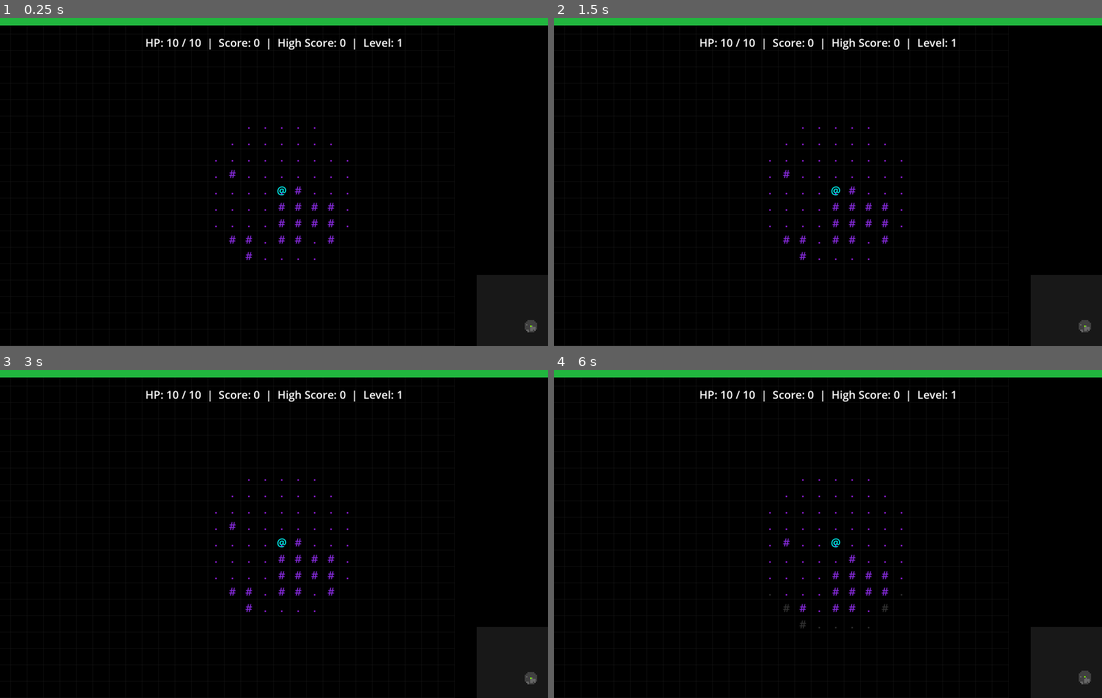
Above: before the commit, frames 1-4 (two rows, left to right).
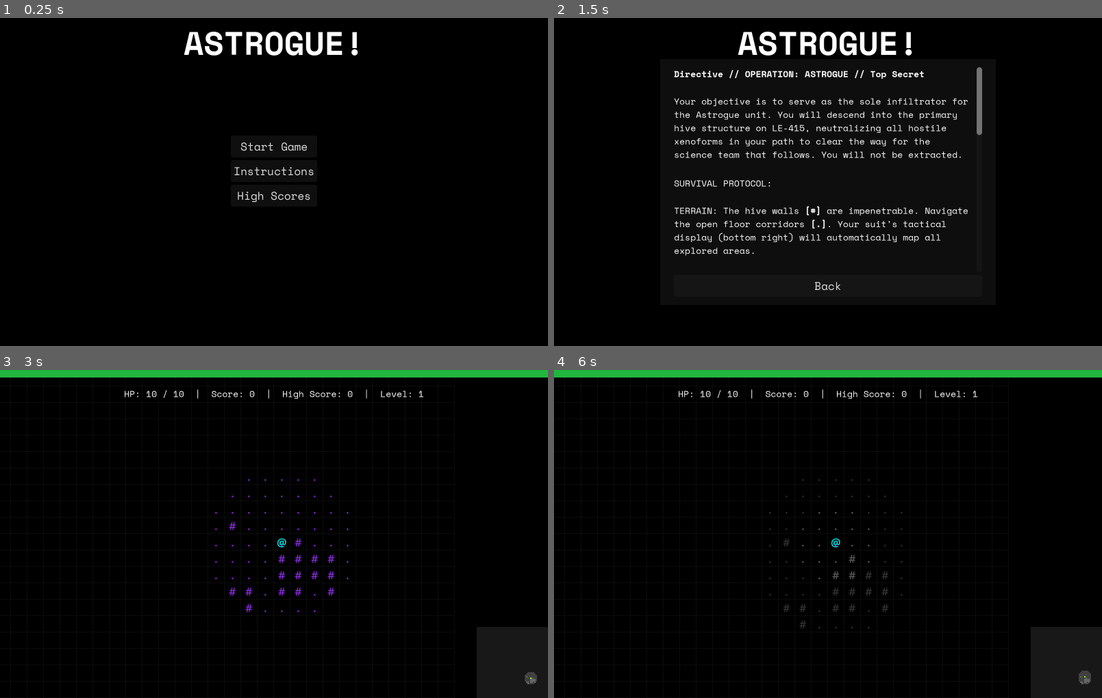
Above: after the commit, the same moments.

Repository: logoandrew/Astrogue
Game: Godot game, scene res://TitleScreen.tscn
Same seed, same stepped clock (60 frames per second), same inputs: the game is played once before the commit and once after it. Before the commit the project starts from res://Main.tscn.
Inputs (mouse positions are in pixels of both pictures, inside the frame that each line leads up to):
- Up to frame 1 (0.25 s): no input
- Up to frame 2 (1.5 s): click (828, 172) at 0.5 s, where only the run after the commit has a clickable "Instructions"; click (828, 195) at 1.25 s, where only the run after the commit has a clickable "High Scores"
- Up to frame 3 (3 s): click (274, 638) at 2 s, where only the run after the commit has a clickable "Back"; click (274, 497) at 2.75 s, where only the run after the commit has a clickable "Start Game"
- Up to frame 4 (6 s): hold Right (ui_right) 3.53-4.28 s; tap Enter at 4.25 s; hold Down (ui_down) 4.28-5.03 s; tap R (restart) at 5, 5.75 s; hold Right (ui_right) 5.03-5.78 s; hold Up (ui_up) from 5.78 s (still down)

The runs differ from the first frame. In frame 1, 4.7% of the frame differs, in the area x 0-100%, y 0-96%; in frame 2, 8.5%; in frame 3, 0.7%; in frame 4, 1.0%.

Commit message:
Added basic title screen with instructions and high-score list

Diff:
--- a/GameState.gd
+++ b/GameState.gd
@@ -4,22 +4,22 @@
 var max_player_hp = 10
 var score = 0
 var level = 1
-var high_score = 0
+var high_scores = []
 var has_light_source = true
 var light_durability = 100
 var max_light_durability = 210
 
 func _ready():
-	load_high_score()
+	load_high_scores()
 
-func load_high_score():
-	var file = FileAccess.open("user://highscore.dat", FileAccess.READ)
+func load_high_scores():
+	var file = FileAccess.open("user://highscores.dat", FileAccess.READ)
 	if file:
-		high_score = file.get_var()
+		high_scores = file.get_var()
 		file.close()
 
-func save_high_score():
-	var file = FileAccess.open("user://highscore.dat", FileAccess.WRITE)
+func save_high_scores():
+	var file = FileAccess.open("user://highscores.dat", FileAccess.WRITE)
 	if file:
-		file.store_var(high_score)
+		file.store_var(high_scores)
 		file.close()
--- /dev/null
+++ b/GlobalEnums.gd
@@ -0,0 +1,7 @@
+# GlobalEnums.gd
+extends Node
+
+# This script holds enums that need to be accessed globally.
+# Because it's an Autoload, any other script can access its contents
+# using the name defined in the Project Settings (e.g., GlobalEnums.TileType).
+enum TileType { FLOOR, WALL, STAIRS, POTION, HP_UP, FLASHLIGHT }
--- a/Main.tscn
+++ b/Main.tscn
@@ -1,10 +1,20 @@
-[gd_scene load_steps=4 format=3 uid="uid://japyvpunvb26"]
+[gd_scene load_steps=10 format=3 uid="uid://japyvpunvb26"]
 
 [ext_resource type="Script" uid="uid://fugettr3tcxt" path="res://main.gd" id="1_glv2v"]
+[ext_resource type="FontFile" uid="uid://cehrteq34p0vs" path="res://fonts/SpaceMono-Regular.ttf" id="2_r0du0"]
 [ext_resource type="Script" uid="uid://momyt4c4d30h" path="res://MiniMapDisplay.gd" id="2_uu6xs"]
+[ext_resource type="FontFile" uid="uid://bice5em53eool" path="res://fonts/SpaceMono-Italic.ttf" id="3_3dxm6"]
+[ext_resource type="FontFile" uid="uid://c3yofokgft3jw" path="res://fonts/SpaceMono-BoldItalic.ttf" id="4_lgr22"]
+[ext_resource type="FontFile" uid="uid://dr45t2n75w68l" path="res://fonts/SpaceMono-Bold.ttf" id="5_trn2v"]
 
 [sub_resource type="StyleBoxFlat" id="StyleBoxFlat_glv2v"]
 bg_color = Color(0.129412, 0.713726, 0.243137, 1)
+
+[sub_resource type="StyleBoxFlat" id="StyleBoxFlat_uu6xs"]
+bg_color = Color(0.0605303, 0.0605303, 0.0605303, 1)
+
+[sub_resource type="StyleBoxFlat" id="StyleBoxFlat_r0du0"]
+bg_color = Color(0.0497766, 0.0497767, 0.0497766, 1)
 
 [node name="Main" type="Node2D"]
 process_mode = 3
@@ -21,6 +31,8 @@
 offset_right = 0.5
 offset_bottom = 48.0
 grow_horizontal = 2
+theme_override_fonts/font = ExtResource("2_r0du0")
+theme_override_font_sizes/font_size = 13
 horizontal_alignment = 1
 
 [node name="MessageLog" type="RichTextLabel" parent="CanvasLayer"]
@@ -31,6 +43,16 @@
 anchor_bottom = 1.0
 grow_horizontal = 2
 grow_vertical = 0
+theme_override_fonts/normal_font = ExtResource("2_r0du0")
+theme_override_fonts/mono_font = ExtResource("2_r0du0")
+theme_override_fonts/italics_font = ExtResource("3_3dxm6")
+theme_override_fonts/bold_italics_font = ExtResource("4_lgr22")
+theme_override_fonts/bold_font = ExtResource("5_trn2v")
+theme_override_font_sizes/bold_italics_font_size = 14
+theme_override_font_sizes/italics_font_size = 14
+theme_override_font_sizes/mono_font_size = 14
+theme_override_font_sizes/normal_font_size = 14
+theme_override_font_sizes/bold_font_size = 14
 bbcode_enabled = true
 scroll_following = true
 
@@ -60,8 +82,105 @@
 [node name="MiniMapDisplay" type="Node2D" parent="CanvasLayer/MiniMapBG"]
 script = ExtResource("2_uu6xs")
 
+[node name="EnterHighScorePanel" type="Panel" parent="CanvasLayer"]
+visible = false
+custom_minimum_size = Vector2(300, 200)
+anchors_preset = 8
+anchor_left = 0.5
+anchor_top = 0.5
+anchor_right = 0.5
+anchor_bottom = 0.5
+offset_left = -20.0
+offset_top = -20.0
+offset_right = 20.0
+offset_bottom = 20.0
+grow_horizontal = 2
+grow_vertical = 2
+theme_override_styles/panel = SubResource("StyleBoxFlat_uu6xs")
+
+[node name="VBoxContainer" type="VBoxContainer" parent="CanvasLayer/EnterHighScorePanel"]
+layout_mode = 1
+anchors_preset = 8
+anchor_left = 0.5
+anchor_top = 0.5
+anchor_right = 0.5
+anchor_bottom = 0.5
+offset_left = -63.0
+offset_top = -46.5
+offset_right = 63.0
+offset_bottom = 46.5
+grow_horizontal = 2
+grow_vertical = 2
+
+[node name="Label" type="Label" parent="CanvasLayer/EnterHighScorePanel/VBoxContainer"]
+layout_mode = 2
+theme_override_fonts/font = ExtResource("5_trn2v")
+text = "New High Score!"
+horizontal_alignment = 1
+
+[node name="LineEdit" type="LineEdit" parent="CanvasLayer/EnterHighScorePanel/VBoxContainer"]
+layout_mode = 2
+theme_override_fonts/font = ExtResource("2_r0du0")
+placeholder_text = "Enter your initials..."
+alignment = 1
+max_length = 3
+caret_blink = true
+
+[node name="SubmitButton" type="Button" parent="CanvasLayer/EnterHighScorePanel/VBoxContainer"]
+layout_mode = 2
+theme_override_fonts/font = ExtResource("2_r0du0")
+text = "Submit"
+
+[node name="QuitDialogue" type="Panel" parent="CanvasLayer"]
+visible = false
+custom_minimum_size = Vector2(300, 100)
+anchors_preset = 8
+anchor_left = 0.5
+anchor_top = 0.5
+anchor_right = 0.5
+anchor_bottom = 0.5
+offset_left = -20.0
+offset_top = -20.0
+offset_right = 20.0
+offset_bottom = 20.0
+grow_horizontal = 2
+grow_vertical = 2
+theme_override_styles/panel = SubResource("StyleBoxFlat_r0du0")
+
+[node name="VBoxContainer" type="VBoxContainer" parent="CanvasLayer/QuitDialogue"]
+layout_mode = 1
+anchors_preset = 15
+anchor_right = 1.0
+anchor_bottom = 1.0
+grow_horizontal = 2
+grow_vertical = 2
+alignment = 1
+
+[node name="Label" type="Label" parent="CanvasLayer/QuitDialogue/VBoxContainer"]
+layout_mode = 2
+theme_override_fonts/font = ExtResource("5_trn2v")
+text = "Quit to main menu?"
+horizontal_alignment = 1
+
+[node name="HBoxContainer" type="HBoxContainer" parent="CanvasLayer/QuitDialogue/VBoxContainer"]
+layout_mode = 2
+alignment = 1
+
+[node name="YesBtn" type="Button" parent="CanvasLayer/QuitDialogue/VBoxContainer/HBoxContainer"]
+layout_mode = 2
+theme_override_fonts/font = ExtResource("2_r0du0")
+text = "Yes"
+
+[node name="NoBtn" type="Button" parent="CanvasLayer/QuitDialogue/VBoxContainer/HBoxContainer"]
+layout_mode = 2
+theme_override_fonts/font = ExtResource("2_r0du0")
+text = "No"
+
 [node name="Timer" type="Timer" parent="."]
 wait_time = 3.0
 autostart = true
 
+[connection signal="pressed" from="CanvasLayer/EnterHighScorePanel/VBoxContainer/SubmitButton" to="." method="_on_submit_hs_pressed"]
+[connection signal="pressed" from="CanvasLayer/QuitDialogue/VBoxContainer/HBoxContainer/YesBtn" to="." method="_on_yes_quit_pressed"]
+[connection signal="pressed" from="CanvasLayer/QuitDialogue/VBoxContainer/HBoxContainer/NoBtn" to="." method="_on_no_quit_pressed"]
 [connection signal="timeout" from="Timer" to="." method="_on_timer_timeout"]
--- /dev/null
+++ b/TitleScreen.gd
@@ -0,0 +1,31 @@
+extends Control
+
+
+func _on_start_game_pressed() -> void:
+	get_tree().change_scene_to_file("res://Main.tscn")
+
+
+func _on_instructions_pressed() -> void:
+	$InstructionsPanel.show()
+
+
+func _on_back_pressed() -> void:
+	$InstructionsPanel.hide()
+	$HighScoresPanel.hide()
+
+
+func _on_high_score_list_pressed() -> void:
+	var score_list_label = $HighScoresPanel/VBoxContainer/ScoreListLabel
+	score_list_label.text = ""
+
+	if GameState.high_scores.is_empty():
+		score_list_label.text = "No scores yet!"
+	else:
+		for i in range(GameState.high_scores.size()):
+			var entry = GameState.high_scores[i]
+			var rank = i + 1
+			var tag = entry["tag"]
+			var score = entry["score"]
+			score_list_label.text += str(rank) + ". " + str(tag) + " - " + str(score) + "\n"
+
+	$HighScoresPanel.show()
--- /dev/null
+++ b/TitleScreen.tscn
@@ -0,0 +1,184 @@
+[gd_scene load_steps=7 format=3 uid="uid://l067fnf35t7p"]
+
+[ext_resource type="Script" uid="uid://6r6ywfsid7cp" path="res://TitleScreen.gd" id="1_fnlyl"]
+[ext_resource type="FontFile" uid="uid://dr45t2n75w68l" path="res://fonts/SpaceMono-Bold.ttf" id="2_2k3je"]
+[ext_resource type="FontFile" uid="uid://cehrteq34p0vs" path="res://fonts/SpaceMono-Regular.ttf" id="3_skwql"]
+[ext_resource type="FontFile" uid="uid://bice5em53eool" path="res://fonts/SpaceMono-Italic.ttf" id="4_6iguo"]
+[ext_resource type="FontFile" uid="uid://c3yofokgft3jw" path="res://fonts/SpaceMono-BoldItalic.ttf" id="5_g3l3g"]
+
+[sub_resource type="StyleBoxFlat" id="StyleBoxFlat_fnlyl"]
+bg_color = Color(0.0562916, 0.0562916, 0.0562916, 1)
+expand_margin_left = 20.0
+expand_margin_top = 20.0
+expand_margin_right = 20.0
+expand_margin_bottom = 20.0
+
+[node name="Control" type="Control"]
+layout_mode = 3
+anchors_preset = 15
+anchor_right = 1.0
+anchor_bottom = 1.0
+grow_horizontal = 2
+grow_vertical = 2
+script = ExtResource("1_fnlyl")
+
+[node name="Label" type="Label" parent="."]
+layout_mode = 1
+anchors_preset = 5
+anchor_left = 0.5
+anchor_right = 0.5
+offset_left = -44.5
+offset_right = 44.5
+offset_bottom = 23.0
+grow_horizontal = 2
+theme_override_fonts/font = ExtResource("2_2k3je")
+theme_override_font_sizes/font_size = 48
+text = "ASTROGUE!"
+horizontal_alignment = 1
+vertical_alignment = 1
+
+[node name="VBoxContainer" type="VBoxContainer" parent="."]
+layout_mode = 1
+anchors_preset = 8
+anchor_left = 0.5
+anchor_top = 0.5
+anchor_right = 0.5
+anchor_bottom = 0.5
+offset_left = -55.0
+offset_top = -68.0
+offset_right = 55.0
+offset_bottom = 68.0
+grow_horizontal = 2
+grow_vertical = 2
+
+[node name="StartGame" type="Button" parent="VBoxContainer"]
+layout_mode = 2
+theme_override_fonts/font = ExtResource("3_skwql")
+text = "Start Game"
+
+[node name="Instructions" type="Button" parent="VBoxContainer"]
+layout_mode = 2
+theme_override_fonts/font = ExtResource("3_skwql")
+text = "Instructions"
+
+[node name="HighScoreList" type="Button" parent="VBoxContainer"]
+layout_mode = 2
+theme_override_fonts/font = ExtResource("3_skwql")
+text = "High Scores"
+
+[node name="InstructionsPanel" type="Panel" parent="."]
+visible = false
+custom_minimum_size = Vector2(450, 320)
+layout_mode = 1
+anchors_preset = 8
+anchor_left = 0.5
+anchor_top = 0.5
+anchor_right = 0.5
+anchor_bottom = 0.5
+offset_left = -20.0
+offset_top = -20.0
+offset_right = 20.0
+offset_bottom = 20.0
+grow_horizontal = 2
+grow_vertical = 2
+theme_override_styles/panel = SubResource("StyleBoxFlat_fnlyl")
+
+[node name="VBoxContainer" type="VBoxContainer" parent="InstructionsPanel"]
+layout_mode = 1
+anchors_preset = 15
+anchor_right = 1.0
+anchor_bottom = 1.0
+grow_horizontal = 2
+grow_vertical = 2
+
+[node name="RichTextLabel" type="RichTextLabel" parent="InstructionsPanel/VBoxContainer"]
+custom_minimum_size = Vector2(0, 300)
+layout_mode = 2
+theme_override_fonts/normal_font = ExtResource("3_skwql")
+theme_override_fonts/mono_font = ExtResource("3_skwql")
+theme_override_fonts/italics_font = ExtResource("4_6iguo")
+theme_override_fonts/bold_italics_font = ExtResource("5_g3l3g")
+theme_override_fonts/bold_font = ExtResource("2_2k3je")
+theme_override_font_sizes/bold_italics_font_size = 13
+theme_override_font_sizes/italics_font_size = 13
+theme_override_font_sizes/mono_font_size = 13
+theme_override_font_sizes/normal_font_size = 13
+theme_override_font_sizes/bold_font_size = 13
+bbcode_enabled = true
+text = "[b]Directive // OPERATION: ASTROGUE // Top Secret[/b]
+
+Your objective is to serve as the sole infiltrator for the Astrogue unit. You will descend into the primary hive structure on LE-415, neutralizing all hostile xenoforms in your path to clear the way for the science team that follows. You will not be extracted.
+
+SURVIVAL PROTOCOL:
+
+TERRAIN: The hive walls [b][#][/b] are impenetrable. Navigate the open floor corridors [b][.][/b]. Your suit's tactical display (bottom right) will automatically map all explored areas.
+
+MOVEMENT [b][UP, DOWN, LEFT, RIGHT][/b]: Standard suit locomotion. Proceed with extreme caution. Every step in the dark could be your last.
+
+HOSTILES [b][A][/b]: Your goal is extermination. Your suit is not rated for sustained combat; expect missed attacks. To engage, attempt to move into an occupied tile.
+
+ARMOR SCRAPS [b][&][/b]: The previous expeditionary team was a total loss. Scavenge reinforced plating from their remains to permanently increase your suit's resilience.
+
+SYNTH-BANDAGES [b][+][/b]: Makeshift medical supplies. Use them to patch suit breaches and restore system integrity.
+
+ILLUMINATION:
+
+Your suit is equipped with a Limited Illumination Transducer (LIT) unit. This device utilizes scavenged and unstable crystal fragments [b][*][/b] to emit light.
+
+Be warned: The crystals degrade with use. The LIT unit will flicker and fail as the crystal drains. Find new crystals to replenish your light.
+
+THE HIVE:
+
+Its depths are unknown. Each level you descend [b][>][/b] will be more dangerous. There is no hope here, only the mission.
+
+Make your sacrifice count. Die well."
+
+[node name="Back" type="Button" parent="InstructionsPanel/VBoxContainer"]
+layout_mode = 2
+theme_override_fonts/font = ExtResource("3_skwql")
+text = "Back"
+
+[node name="HighScoresPanel" type="Panel" parent="."]
+visible = false
+custom_minimum_size = Vector2(300, 300)
+layout_mode = 1
+anchors_preset = 8
+anchor_left = 0.5
+anchor_top = 0.5
+anchor_right = 0.5
+anchor_bottom = 0.5
+offset_left = -20.0
+offset_top = -20.0
+offset_right = 20.0
+offset_bottom = 20.0
+grow_horizontal = 2
+grow_vertical = 2
+theme_override_styles/panel = SubResource("StyleBoxFlat_fnlyl")
+
+[node name="VBoxContainer" type="VBoxContainer" parent="HighScoresPanel"]
+layout_mode = 1
+anchors_preset = 15
+anchor_right = 1.0
+anchor_bottom = 1.0
+grow_horizontal = 2
+grow_vertical = 2
+
+[node name="Label" type="Label" parent="HighScoresPanel/VBoxContainer"]
+layout_mode = 2
+theme_override_fonts/font = ExtResource("2_2k3je")
+text = "High Scores:"
+
+[node name="ScoreListLabel" type="Label" parent="HighScoresPanel/VBoxContainer"]
+layout_mode = 2
+theme_override_fonts/font = ExtResource("3_skwql")
+
+[node name="Back" type="Button" parent="HighScoresPanel/VBoxContainer"]
+layout_mode = 2
+theme_override_fonts/font = ExtResource("3_skwql")
+text = "Back"
+
+[connection signal="pressed" from="VBoxContainer/StartGame" to="." method="_on_start_game_pressed"]
+[connection signal="pressed" from="VBoxContainer/Instructions" to="." method="_on_instructions_pressed"]
+[connection signal="pressed" from="VBoxContainer/HighScoreList" to="." method="_on_high_score_list_pressed"]
+[connection signal="pressed" from="InstructionsPanel/VBoxContainer/Back" to="." method="_on_back_pressed"]
+[connection signal="pressed" from="HighScoresPanel/VBoxContainer/Back" to="." method="_on_back_pressed"]
--- a/main.gd
+++ b/main.gd
@@ -26,6 +26,7 @@
 var is_player_turn = true
 var light_dur_init = GameState.light_durability
 var max_light_dur_init = GameState.max_light_durability
+var game_is_paused = false
 
 # --- Godot Functions ---
 func _ready():
@@ -64,7 +65,11 @@
 		get_tree().reload_current_scene()
 		return
 
-	if not get_tree().paused:
+	if Input.is_action_just_pressed("ui_cancel"):
+		game_is_paused = not game_is_paused
+		$CanvasLayer/QuitDialogue.visible = game_is_paused
+
+	if not get_tree().paused and not game_is_paused:
 		if is_player_turn:
 			if Input.is_action_just_pressed("ui_right"):
 				try_move(1, 0)
@@ -159,7 +164,7 @@
 			GameState.has_light_source = true
 			GameState.max_light_durability = randi_range(GameState.max_light_durability * 0.75, GameState.max_light_durability * 1.5)
 			GameState.light_durability = GameState.max_light_durability
-			log_message("You pick up a flashlight and turn it on.", Color.YELLOW)
+			log_message("You pick up a crystal and power your LIT unit.", Color.YELLOW)
 			$Timer.wait_time = 3.0
 			update_ui()
 			map_data[target_x][target_y] = 0
@@ -186,7 +191,7 @@
 		GameState.light_durability -= 1
 		if GameState.light_durability <= 0:
 			GameState.has_light_source = false
-			log_message("Your flashlight sputters and dies!", Color.RED)
+			log_message("Your LIT unit sputters and dies!", Color.RED)
 		update_ui()
 
 	if GameState.has_light_source:
@@ -259,15 +264,18 @@
 func player_death():
 	log_message("You have been defeated!", Color.DARK_RED)
 	is_player_turn = false
-	get_tree().paused = true
-
-	if GameState.score > GameState.high_score:
-		GameState.high_score = GameState.score
-		GameState.save_high_score()
-		log_message("New High Score: " + str(GameState.high_score), Color.GOLD)
-
-	log_message("--- GAME OVER ---", Color.WHITE)
-	log_message("Press [R] to restart", Color.GRAY)
+
+	if is_high_score():
+		$CanvasLayer/EnterHighScorePanel.show()
+	else:
+		get_tree().paused = true
+		if GameState.score > GameState.high_score:
+			GameState.high_score = GameState.score
+			GameState.save_high_score()
+			log_message("New High Score: " + str(GameState.high_score), Color.GOLD)
+
+		log_message("--- GAME OVER ---", Color.WHITE)
+		log_message("Press [R] to restart", Color.GRAY)
 
 
 func shake_camera():
@@ -280,7 +288,10 @@
 
 func update_ui():
 	var health_label = $CanvasLayer/HealthLabel
-	health_label.text = "HP: " + str(player["hp"]) + " / " + str(GameState.max_player_hp) + "  |  Score: " + str(GameState.score) + "  |  High Score: " + str(GameState.high_score) + "  |  Level: " + str(GameState.level)# + "  |  FL: " + str(GameState.light_durability) + "/" + str(GameState.max_light_durability)
+	var top_score = 0
+	if not GameState.high_scores.is_empty():
+		top_score = GameState.high_scores[0]["score"]
+	health_label.text = "HP: " + str(player["hp"]) + " / " + str(GameState.max_player_hp) + "  |  Score: " + str(GameState.score) + "  |  High Score: " + str(top_score) + "  |  Level: " + str(GameState.level)# + "  |  FL: " + str(GameState.light_durability) + "/" + str(GameState.max_light_durability)
 
 	var health_bar = $CanvasLayer/HealthBar
 	health_bar.max_value = GameState.max_player_hp
@@ -547,3 +558,44 @@
 			await get_tree().create_timer(flicker_duration).timeout
 			GameState.has_light_source = true
 			update_fog()
+
+
+func is_high_score():
+	if GameState.high_scores.size() < 10:
+		return true
+	var lowest_score = GameState.high_scores[-1]["score"]
+	if GameState.score > lowest_score:
+		return true
+	return false
+
+
+func _on_submit_hs_pressed() -> void:
+	var line_edit = $CanvasLayer/EnterHighScorePanel/VBoxContainer/LineEdit
+	var player_tag = line_edit.text.to_upper()
+	if player_tag.length() > 3:
+		player_tag = player_tag.substr(0, 3)
+	var new_score_entry = { "tag": player_tag, "score": GameState.score }
+	GameState.high_scores.append(new_score_entry)
+	GameState.high_scores.sort_custom(func(a, b): return a.score > b.score)
+	if GameState.high_scores.size() > 10:
+		GameState.high_scores.resize(10)
+	GameState.save_high_scores()
+	$CanvasLayer/EnterHighScorePanel.hide()
+	get_tree().paused = true
+	log_message("--- GAME OVER ---", Color.WHITE)
+	log_message("Press [R] to restart", Color.GRAY)
+
+
+func _on_yes_quit_pressed() -> void:
+	game_is_paused = false
+	GameState.score = 0
+	GameState.level = 1
+	GameState.player_hp = GameState.max_player_hp
+	GameState.has_light_source = false
+	GameState.light_durability = 0
+	get_tree().change_scene_to_file("res://TitleScreen.tscn")
+
+
+func _on_no_quit_pressed() -> void:
+	game_is_paused = false
+	$CanvasLayer/QuitDialogue.hide()
--- /dev/null
+++ b/main_theme.tres
@@ -0,0 +1,3 @@
+[gd_resource type="Theme" format=3 uid="uid://dj8abbrgvxi5h"]
+
+[resource]
--- a/project.godot
+++ b/project.godot
@@ -11,7 +11,7 @@
 [application]
 
 config/name="Astroque"
-run/main_scene="uid://japyvpunvb26"
+run/main_scene="uid://l067fnf35t7p"
 config/features=PackedStringArray("4.4", "GL Compatibility")
 config/icon="res://icon.svg"
 
Not shown, added: GlobalEnums.gd.uid
Not shown, added: TitleScreen.gd.uid
Binary file added: fonts/SpaceMono-Bold.ttf
Binary file added: fonts/SpaceMono-BoldItalic.ttf
Binary file added: fonts/SpaceMono-Italic.ttf
Binary file added: fonts/SpaceMono-Regular.ttf
